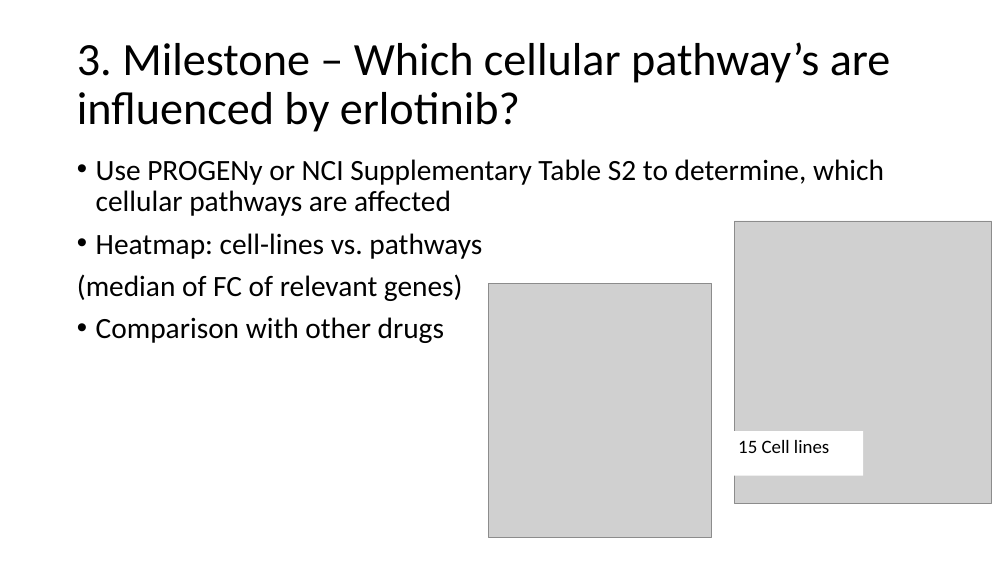
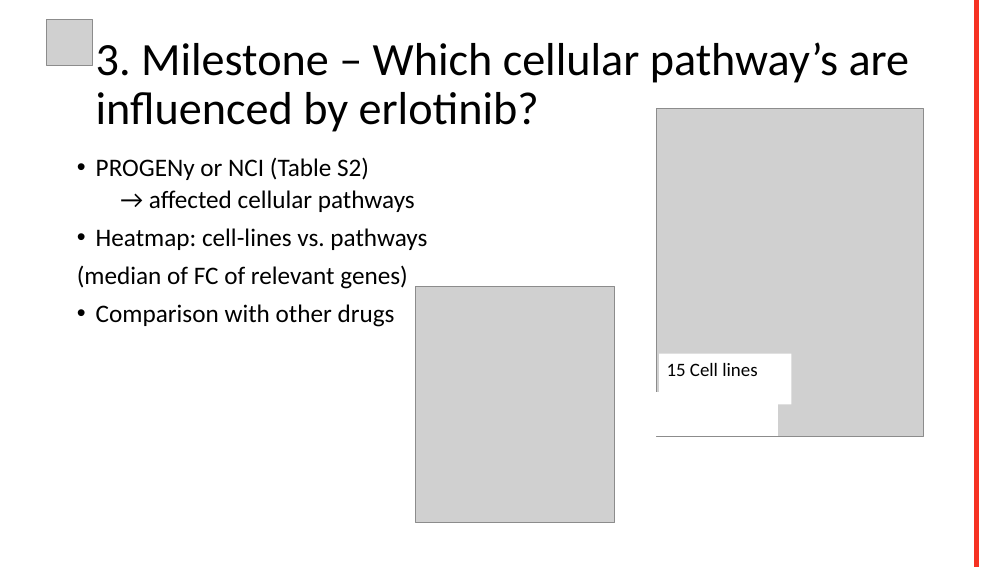
Before and after one commit to datascience-mobi/group-04-project-2-4, a slide deck: slide 6 of Project proposal.pptx. Drawn at 1008x567 pixels with LibreOffice and Linux fonts; fonts in the diff are those of the drawing; grey boxes stand for pictures; background and template pictures are left out. Boxes give left, top, right and bottom in pixels: in the first picture for what was removed or moved away, otherwise in the second. Text is boxed around its words. In the diff, an @@ line names an element or a change of style, - is before the commit and + after.

```diff
--- a/Project proposal.pptx
+++ b/Project proposal.pptx
@@ picture added at (46, 19, 92, 65) @@
@@ rectangle added at (975, 0, 979, 567), fill #F63122, outline #F63122 1 pt @@
@@ title "3. Milestone – Which cellular ...": place and size @@
-title "3. Milestone – Which cellular ..." at (77, 42, 891, 132)
+title "3. Milestone – Which cellular ..." at (96, 42, 910, 132)
@@ picture: place and size @@
-picture at (734, 221, 991, 504)
+picture at (656, 108, 923, 436)
@@ text at (96, 157, 415, 212): text changed; size 28 to 24 pt @@
-• Use PROGENy or NCI Supplementary Table S2 to determine, which cellular pathways are affected
+• PROGENy or NCI (Table S2)
+  → affected cellular pathways
@@ text at (77, 228, 427, 327): size 28 to 24 pt in "Heatmap: cell-lines vs. pathways", "(median of FC of relevant genes)", "Comparison with other drugs" @@
@@ picture: place and size @@
-picture at (488, 284, 712, 538)
+picture at (416, 287, 615, 523)
@@ rectangle "15 Cell lines": place and size @@
-rectangle "15 Cell lines" at (731, 431, 864, 476)
+rectangle "15 Cell lines" at (659, 354, 792, 405)
@@ rectangle added at (656, 392, 778, 436), fill #FFFFFF, outline #FFFFFF 1 pt @@
```
Also in this commit, not shown: 6 other slides changed.
